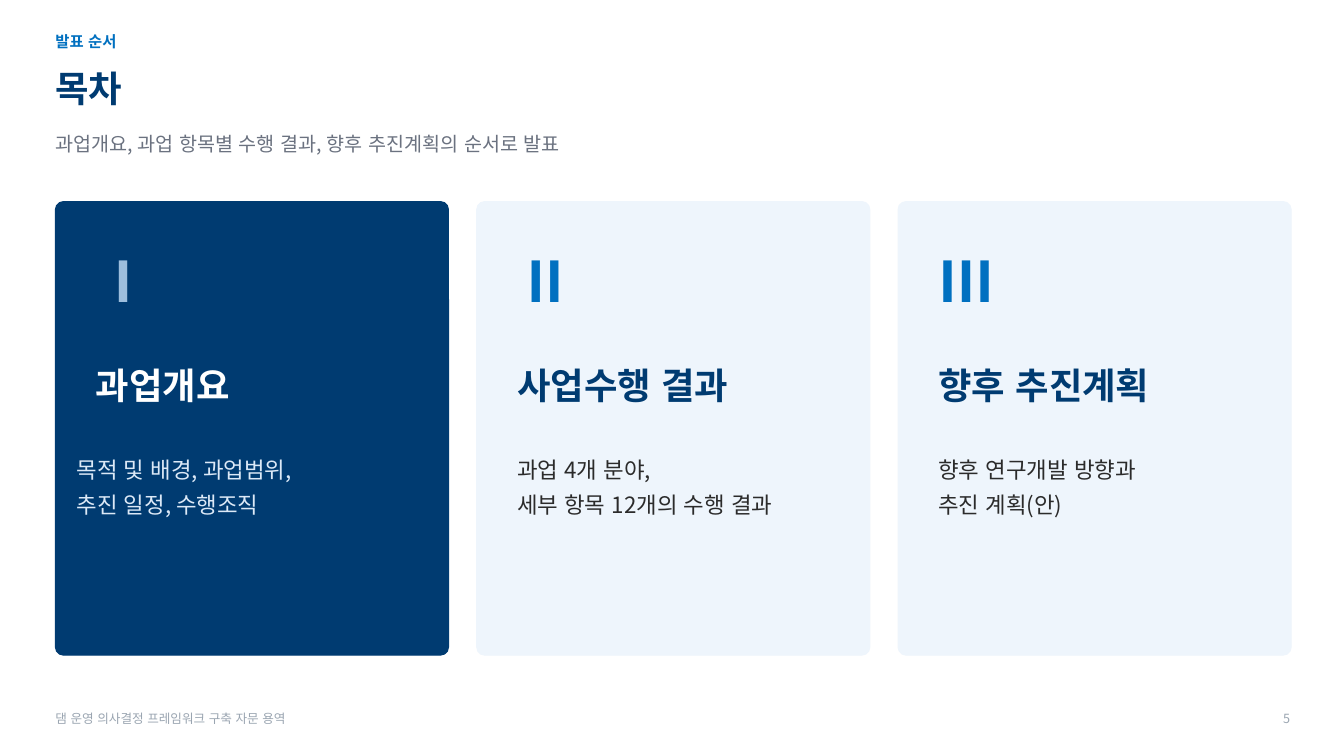
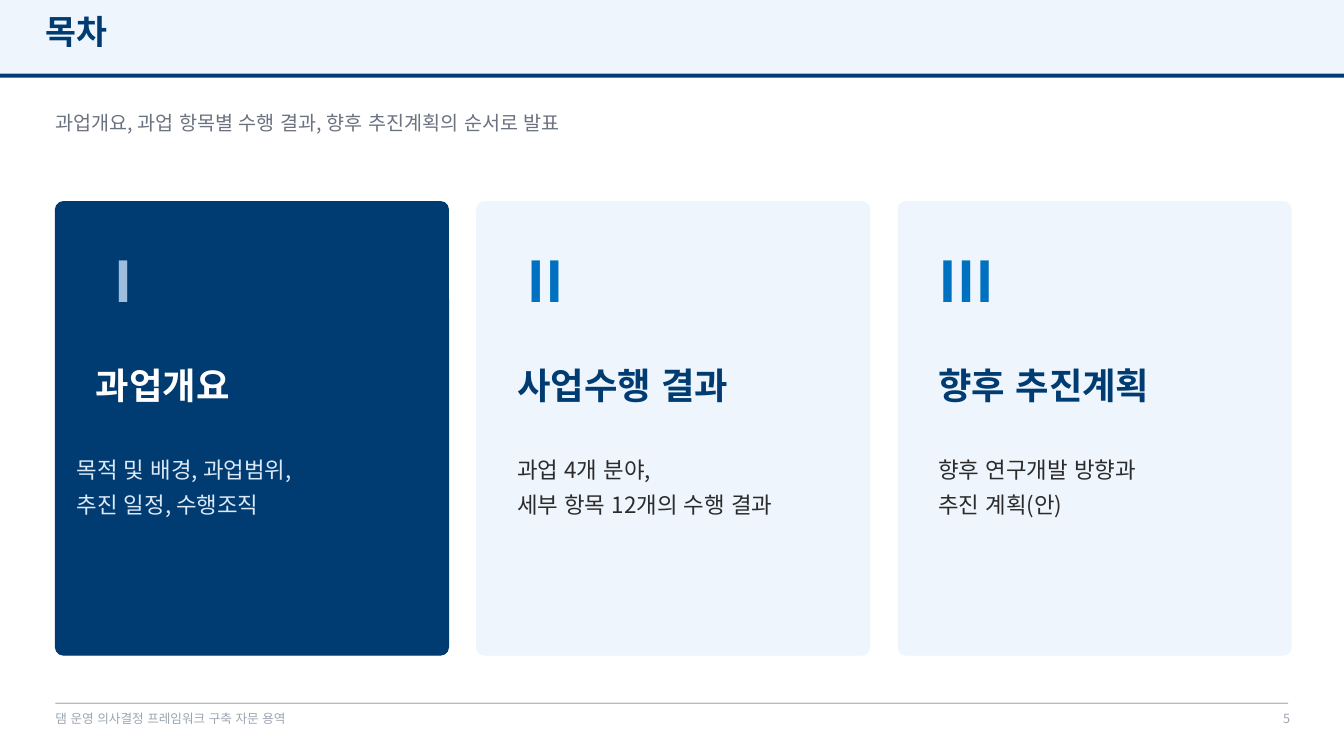
Before and after one commit to mkm1119/KGRAG-LLM, a slide deck: slide 5 of project_khnp/2026.12.09_최종보고회_발표자료_템플릿.pptx. Drawn at 1344x756 pixels with LibreOffice and Linux fonts; fonts in the diff are those of the drawing; background and template pictures are left out. Boxes give left, top, right and bottom in pixels: in the first picture for what was removed or moved away, otherwise in the second. Text is boxed around its words. In the diff, an @@ line names an element or a change of style, - is before the commit and + after.

```diff
--- a/project_khnp/2026.12.09_최종보고회_발표자료_템플릿.pptx
+++ b/project_khnp/2026.12.09_최종보고회_발표자료_템플릿.pptx
@@ rectangle added at (x1=0, y1=0, x2=1344, y2=74), fill #EEF5FC @@
@@ text "목차" moved from (x1=55, y1=71, x2=122, y2=106) to (x1=45, y1=16, x2=107, y2=47) @@
@@ text "목차" at (x1=45, y1=16, x2=107, y2=47): size 26 to 24 pt @@
@@ text removed at (x1=55, y1=34, x2=116, y2=49) @@
-발표 순서
@@ rectangle added at (x1=0, y1=74, x2=1344, y2=78), fill #003B71 @@
@@ text "과업개요, 과업 항목별 수행 결과, ..." moved from (x1=55, y1=134, x2=560, y2=155) to (x1=55, y1=113, x2=560, y2=134) @@
@@ rectangle added at (x1=55, y1=703, x2=1289, y2=704), fill #B6BCC6 @@
```
Also in this commit, not shown: 20 other slides changed, 1 other file.
